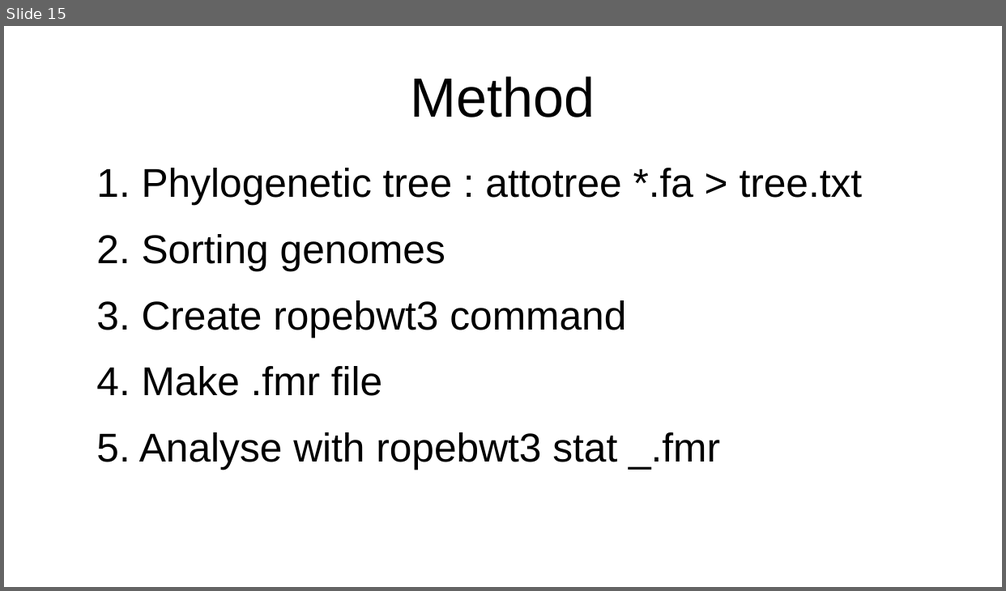
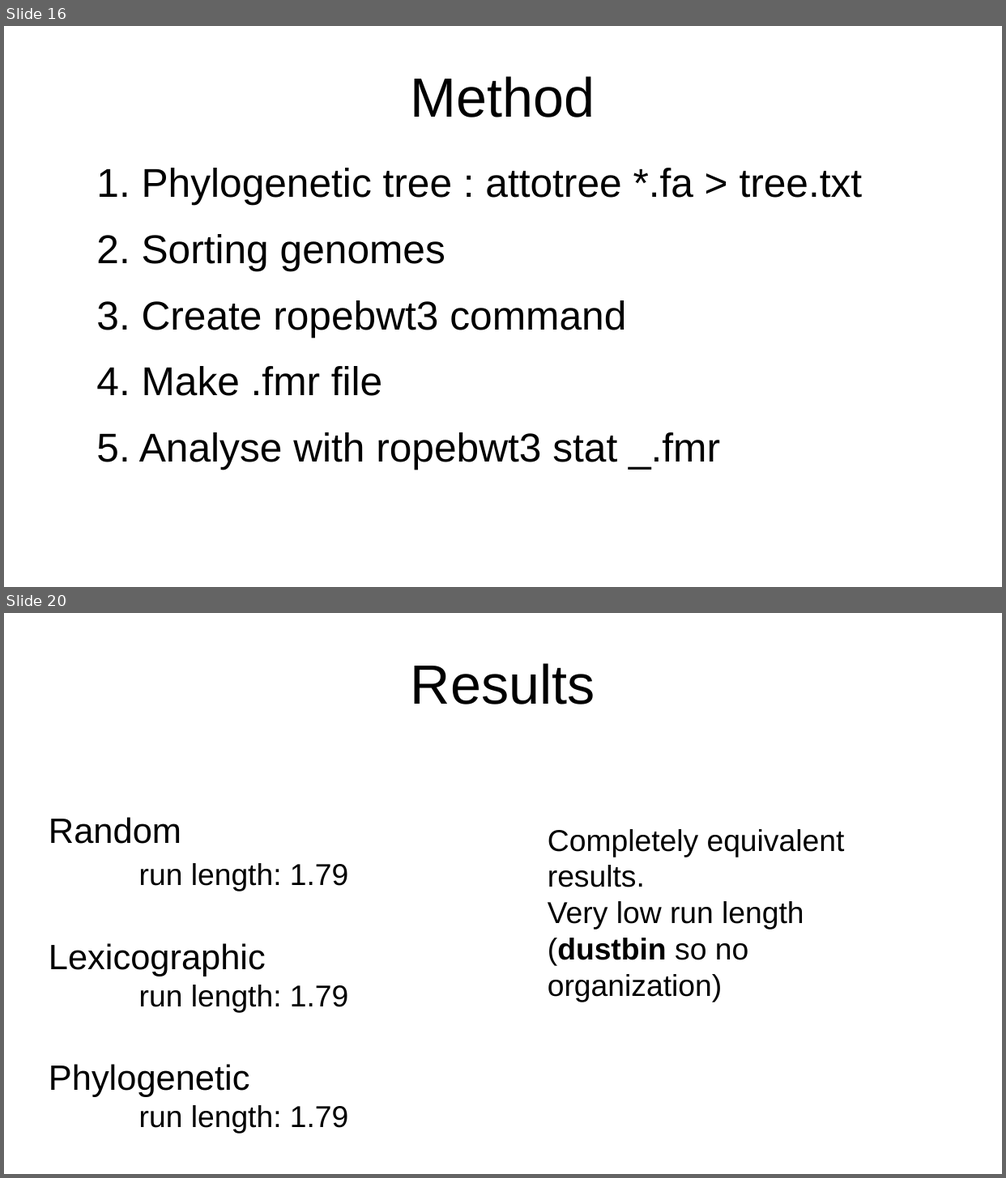
Before and after one commit to AntaoA/Amory_BWT_M1_project_Bioinfo, a slide deck: Diapo.odp. Shown one above the other, each under a label of ours: slide 15 before the commit, slides 16 and 20 after it; the slides between them are not shown. The pictures are 1006x591 and 1006x1178 pixels, drawn with LibreOffice and Linux fonts; fonts in the diff are those of the drawing. Boxes give left, top, right and bottom in pixels: in the first picture for what was removed or moved away, otherwise in the second. Text is boxed around its words. In the diff, an @@ line names an element or a change of style, - is before the commit and + after.

```diff
--- a/Diapo.odp
+++ b/Diapo.odp
@@ slide 20 added at (x1=4, y1=613, x2=1002, y2=1174), background #FFFFFF @@
@@ title added at (x1=411, y1=663, x2=595, y2=705), 44 pt, text #000000 @@
+Results
@@ text added at (x1=49, y1=817, x2=348, y2=1134), 24 pt, text #000000 @@
+Random
+run length: 1.79
+Lexicographic
+run length: 1.79
+Phylogenetic
+run length: 1.79
@@ text added at (x1=548, y1=829, x2=845, y2=1002), 24 pt, text #000000 @@
+Completely equivalent results.
+Very low run length (dustbin so no organization)
@@ what was slide 15 is now slide 16 @@
```
Also in this commit, not shown: 2 slides changed, 5 other slides added, 12 other files.
